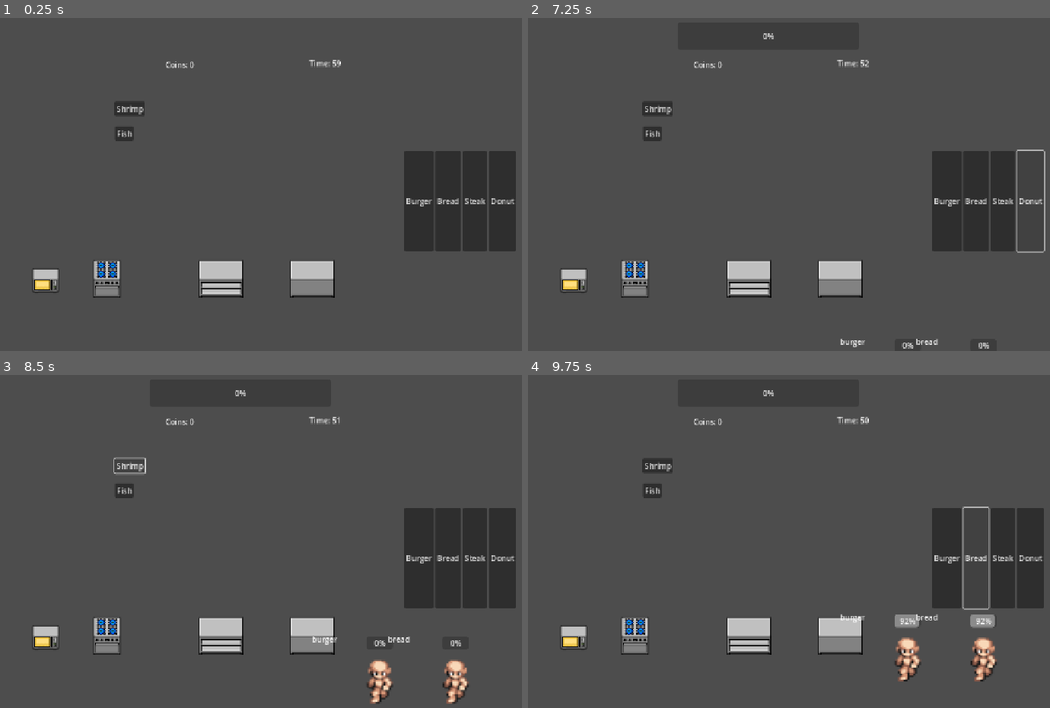
Above: before the commit, frames 1-4 (two rows, left to right).
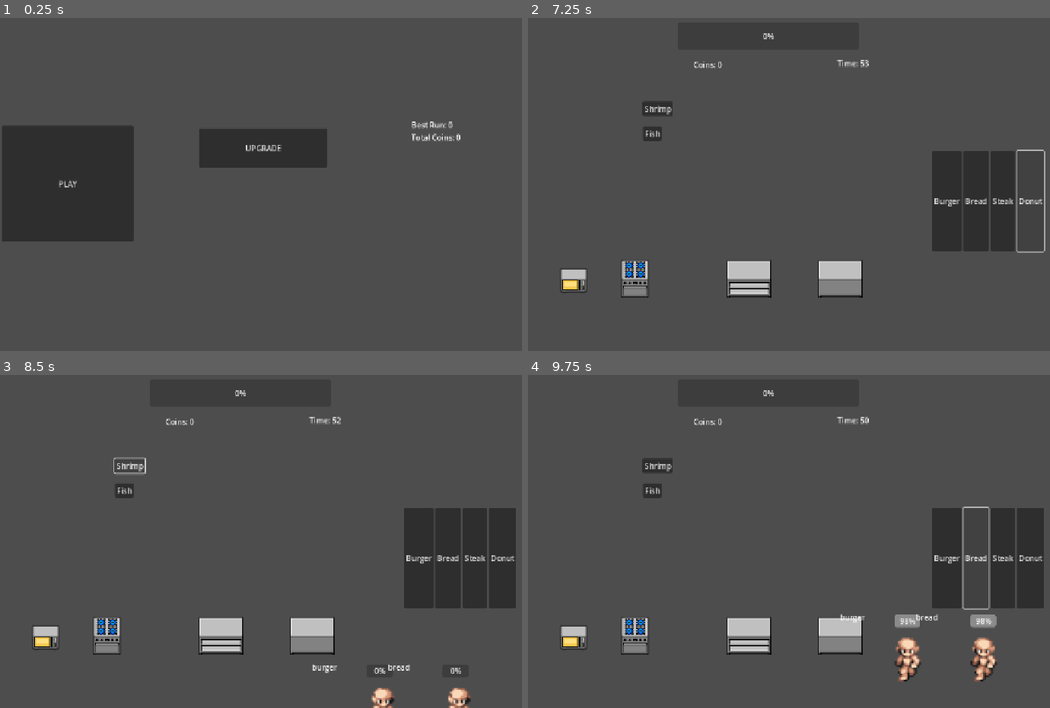
Above: after the commit, the same moments.

Repository: non123a/resturantSim
Game: Godot game, scene res://scenes/dashboard/dashboard.tscn
Two runs of this game, one before a commit and one after it. Both use one fixed random seed, a clock stepped at 60 frames per second and the inputs below. Before the commit the project starts from res://scenes/main/main.tscn.
Inputs (mouse positions are in pixels of both pictures, inside the frame that each line leads up to):
- Up to frame 1 (0.25 s): no input
- Up to frame 2 (7.25 s): click (595, 184) at 0.5 s, where only the run after the commit has a clickable "PLAY"; click "Fish" at 1.25 s; click "Cooking fish..." at 2 s; click "Cooking shrimp..." at 2.75 s; click "Shrimp" at 3.5 s; click "Burger" at 4.25 s; click "Bread" at 5 s; click "Steak" at 5.75 s; click "Donut" at 6.5 s
- Up to frame 3 (8.5 s): click "Fish" at 7.25 s; click "Shrimp" at 8 s
- Up to frame 4 (9.75 s): click "Burger" at 8.75 s; click "Bread" at 9.5 s

The runs differ from the first frame. In frame 1, 20% of the frame differs, in the area x 0-99%, y 12-85%; in frame 2, 0.2%; in frame 3, 1.4%; in frame 4, less than 0.1%.

Commit message:
fxiing upgrade system

Diff:
--- a/project.godot
+++ b/project.godot
@@ -11,7 +11,7 @@
 [application]
 
 config/name="UnderseaRestaurant"
-run/main_scene="uid://bqi216w3j6cmc"
+run/main_scene="uid://bqers1v50jyal"
 config/features=PackedStringArray("4.5", "Forward Plus")
 config/icon="res://icon.svg"
 
--- a/scripts/GameManager.gd
+++ b/scripts/GameManager.gd
@@ -86,6 +86,8 @@
 			if not stove_station.is_busy:
 				#stove_station.start_process(job.food_name, 3.0)
 				var cook_time = FoodData.foods[job.food_name]["cook_time"]
+				var speed_bonus = GameData.upgrades["cook_speed"] * 0.3
+				cook_time = max(0.5, cook_time - speed_bonus)
 				stove_station.start_process(job, cook_time)
 				#stove_station.start_process(job, 3.0)
 
@@ -95,6 +97,8 @@
 			if not microwave_station.is_busy:
 				#microwave_station.start_process(job, 2.0)
 				var cook_time = FoodData.foods[job.food_name]["cook_time"]
+				var speed_bonus = GameData.upgrades["cook_speed"] * 0.3
+				cook_time = max(0.5, cook_time - speed_bonus)
 				microwave_station.start_process(job, cook_time)
 
 
